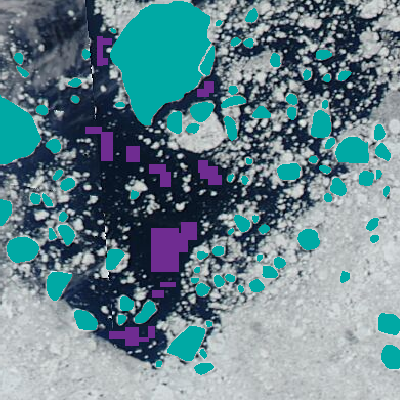
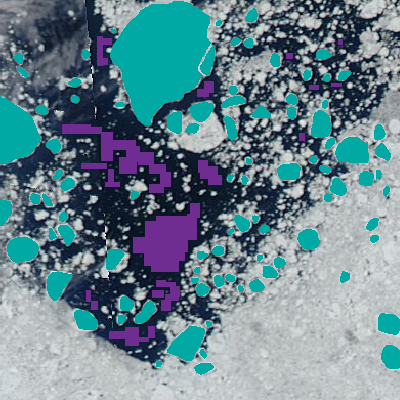
Layered file, before and after one edit (400x400). Changes by layer:
painted on "water samples" (2nd of 2) over [62, 39, 343, 311]
